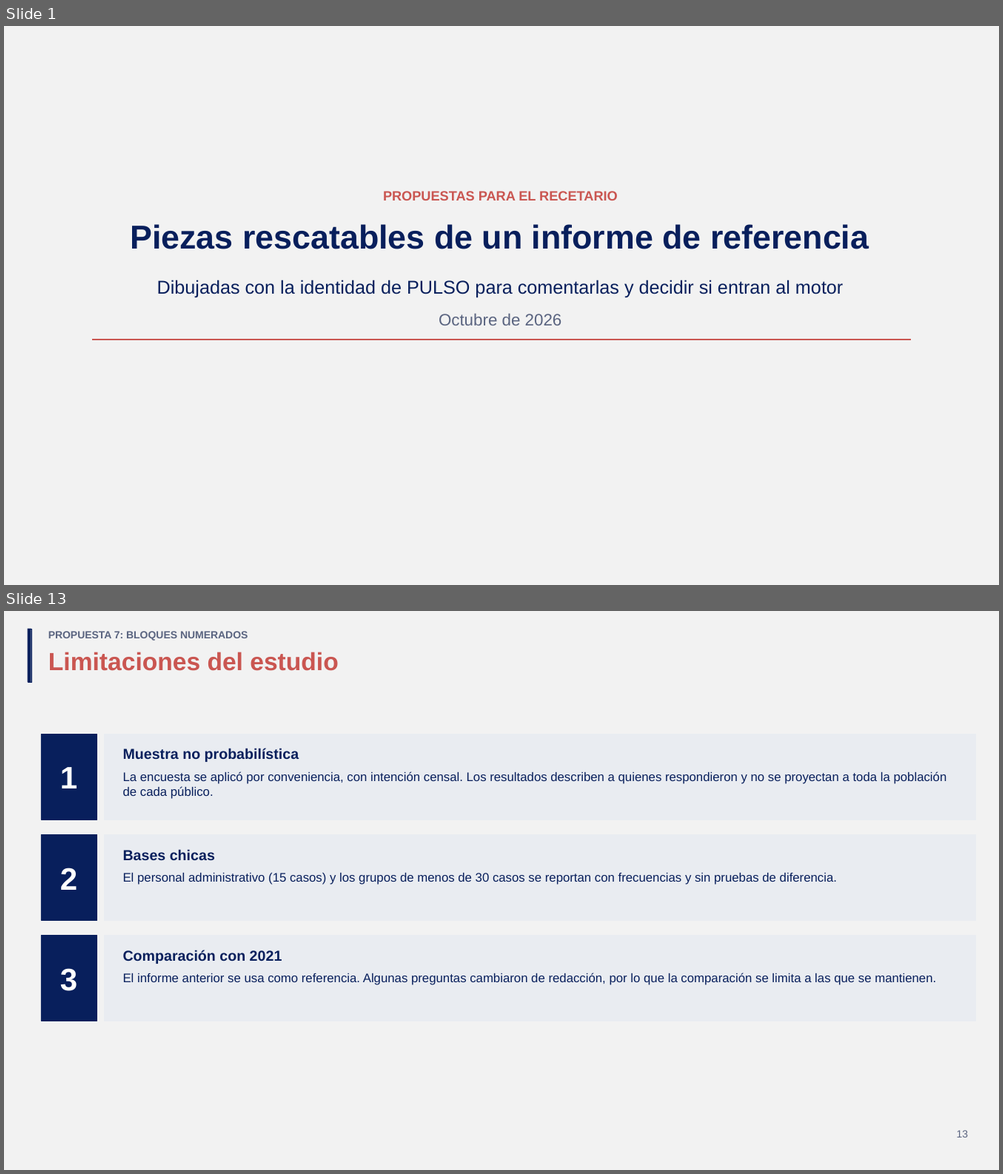
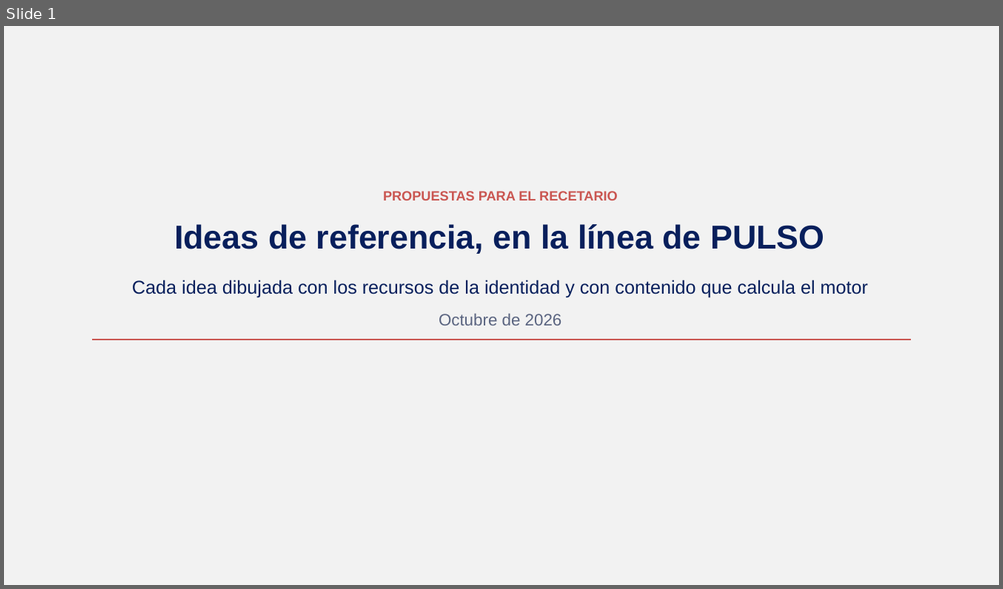
Before and after one commit to GonzaloAlmendariz/prosecnur-app, a slide deck: docs/qa/motor-ppt-2026-10-06/4-recetario/propuestas-rescatables.pptx. Shown one above the other, each under a label of ours: slides 1 and 13 before the commit, slide 1 after it; the slides between them are not shown. The pictures are 1003x1174 and 1003x589 pixels, drawn with LibreOffice and Linux fonts; fonts in the diff are those of the drawing; background and template pictures are left out. Boxes give left, top, right and bottom in pixels: in the first picture for what was removed or moved away, otherwise in the second. Text is boxed around its words. In the diff, an @@ line names an element or a change of style, - is before the commit and + after.

```diff
--- a/docs/qa/motor-ppt-2026-10-06/4-recetario/propuestas-rescatables.pptx
+++ b/docs/qa/motor-ppt-2026-10-06/4-recetario/propuestas-rescatables.pptx
@@ slide 13 removed at (4, 611, 999, 1170), background #F2F2F2 @@
@@ rectangle removed at (28, 628, 31, 682) @@
@@ text removed at (48, 631, 247, 641) @@
-PROPUESTA 7: BLOQUES NUMERADOS
@@ title removed at (48, 652, 338, 671) @@
-Limitaciones del estudio
@@ rectangle removed at (40, 734, 96, 820) @@
@@ rectangle removed at (104, 734, 975, 820) @@
@@ text removed at (123, 748, 299, 762) @@
-Muestra no probabilística
@@ text removed at (60, 767, 77, 789) @@
-1
@@ text removed at (123, 772, 947, 799) @@
-La encuesta se aplicó por conveniencia, con intención censal. Los resultados describen a quienes respondieron y no se proyectan a toda la población de cada público.
@@ rectangle removed at (40, 834, 96, 920) @@
@@ rectangle removed at (104, 834, 975, 920) @@
@@ text removed at (123, 849, 215, 861) @@
-Bases chicas
@@ text removed at (60, 868, 77, 890) @@
-2
@@ text removed at (123, 873, 836, 885) @@
-El personal administrativo (15 casos) y los grupos de menos de 30 casos se reportan con frecuencias y sin pruebas de diferencia.
@@ rectangle removed at (40, 936, 96, 1022) @@
@@ rectangle removed at (104, 936, 975, 1022) @@
@@ text removed at (123, 950, 282, 964) @@
-Comparación con 2021
@@ text removed at (60, 968, 77, 991) @@
-3
@@ text removed at (123, 973, 936, 985) @@
-El informe anterior se usa como referencia. Algunas preguntas cambiaron de redacción, por lo que la comparación se limita a las que se mantienen.
@@ text removed at (956, 1130, 968, 1138) @@
-13
@@ slide 1 changed as well @@
@@ text at (174, 224, 824, 254): text changed @@
-Piezas rescatables de un informe de referencia
+Ideas de referencia, en la línea de PULSO
@@ text at (132, 280, 868, 298): text changed @@
-Dibujadas con la identidad de PULSO para comentarlas y decidir si entran al motor
+Cada idea dibujada con los recursos de la identidad y con contenido que calcula el motor
```
Also in this commit, not shown: 5 other slides changed, 6 slides added, 8 other slides removed, 2 other files.
